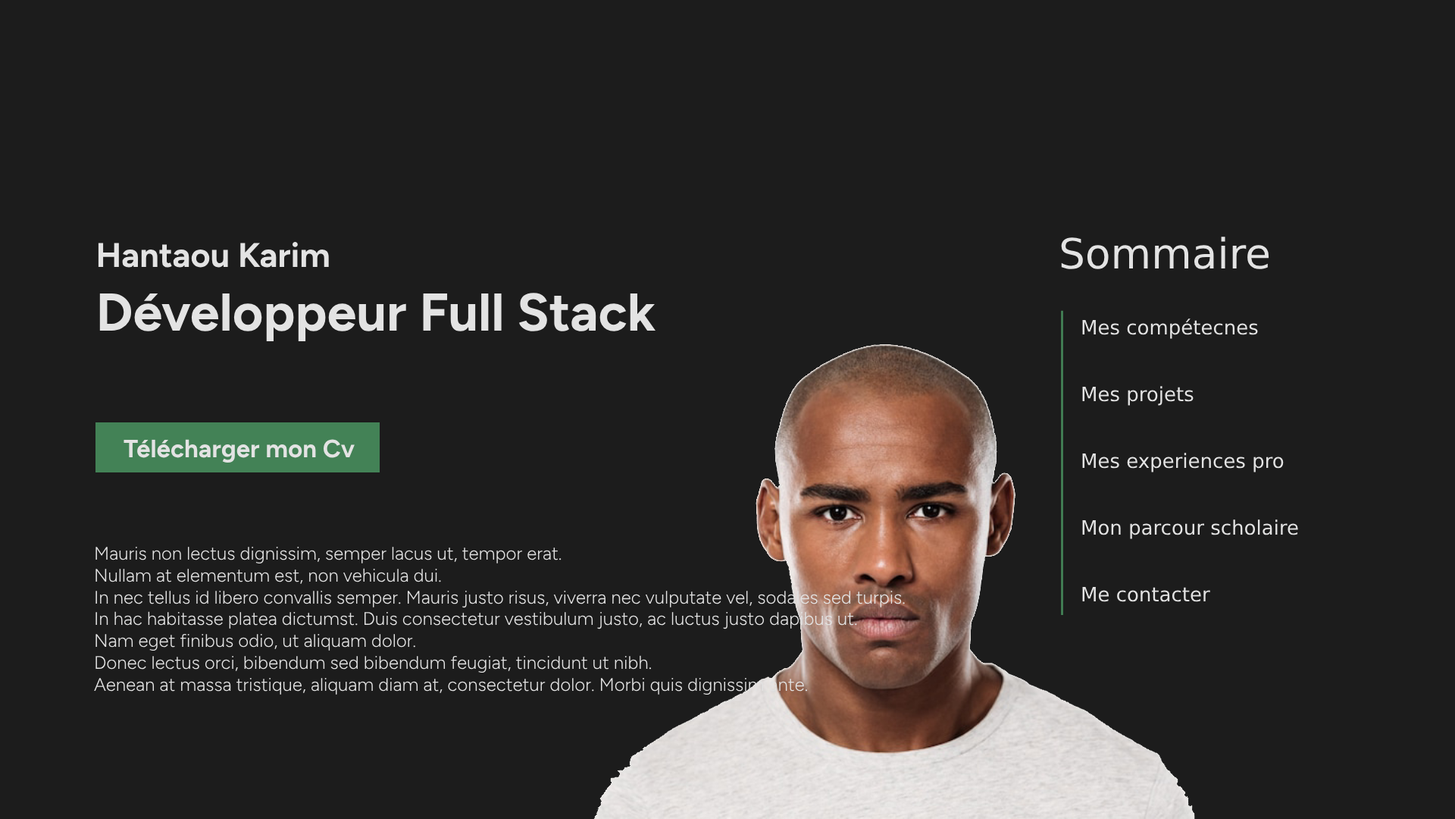
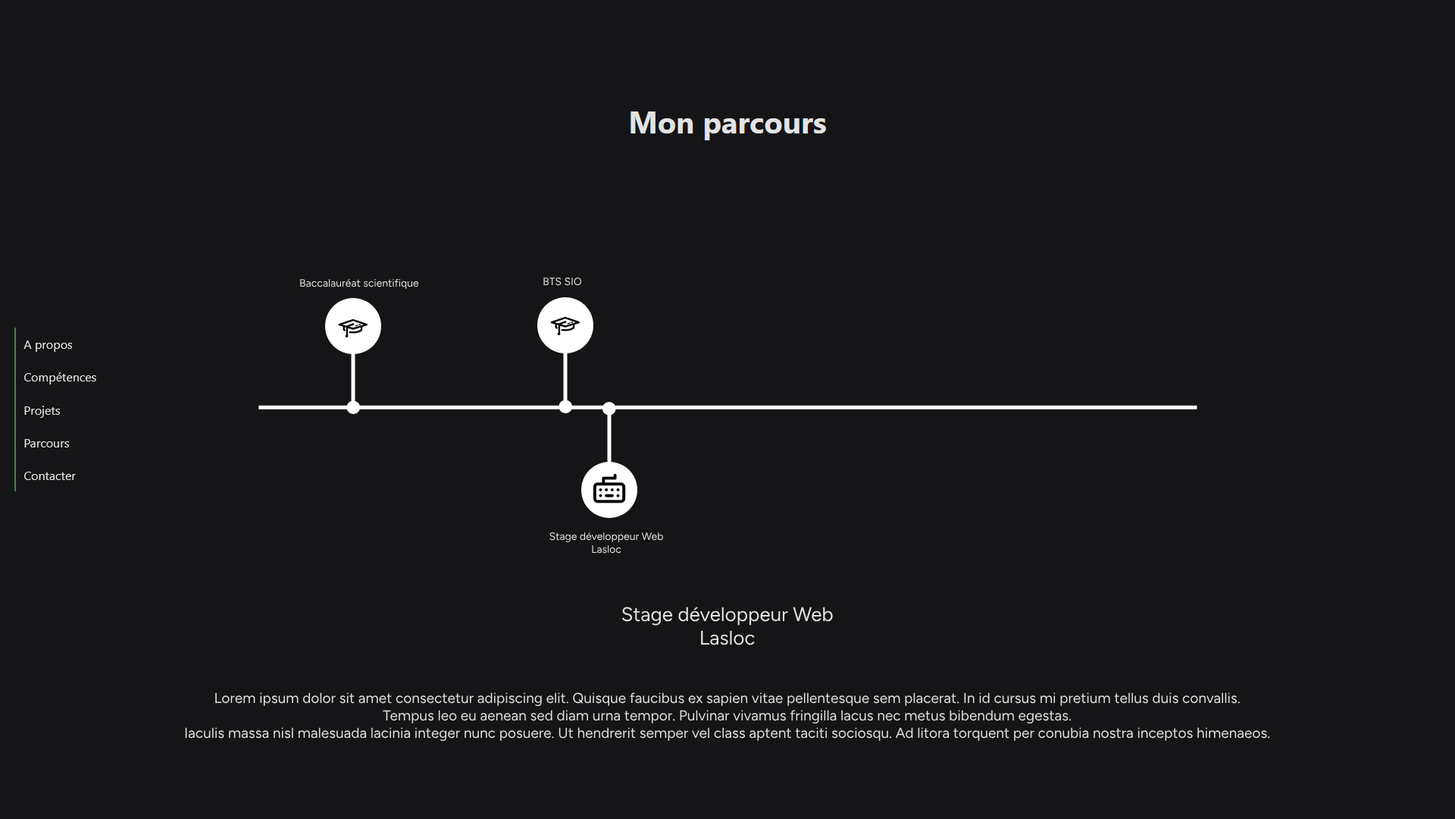
Revision of a layered 1455px x 819px image; what changed, layer by layer:
added group "Career" with 8 layers above "Index" over [184, 50, 1271, 741]
added layer "Stage développeur Web Lasloc L" in group "Career" over [184, 606, 1271, 741]
added layer "Stage développeur Web Lasloc" in group "Career" over [549, 532, 664, 554]
added layer "keyboard-svgrepo-com" in group "Career" over [592, 472, 627, 504]
added layer "BTS SIO copy" in group "Career" over [581, 401, 638, 518]
added layer "BTS SIO" in group "Career" over [537, 277, 594, 414]
added layer "hat-svgrepo-com" in group "Career" over [300, 278, 420, 414]
added layer "Titre" in group "Career" over [507, 50, 948, 205]
added group "Index" with 7 layers above "Forme 2" over [93, 236, 1299, 819]
hid "Sommaire", moved it into group "Index" over [1061, 236, 1270, 270]
hid "Mes compétecnes Mes projets Mes", moved it into group "Index" over [1082, 318, 1299, 602]
hid "Mauris non lectus dignissim, sem", moved it into group "Index" over [93, 546, 906, 695]
hid "Télécharger mon Cv", moved it into group "Index" over [95, 422, 380, 473]
hid "Hantaou Karim Développeur Full S", moved it into group "Index" over [97, 241, 656, 342]
hid "serieux-jeune-homme-africain-debout-isole_171337-9", moved it into group "Index" over [593, 344, 1196, 819]
added layer "Forme 2" above "Background" over [0, 0, 1455, 819]
hid "Background" over [0, 0, 1455, 819]
